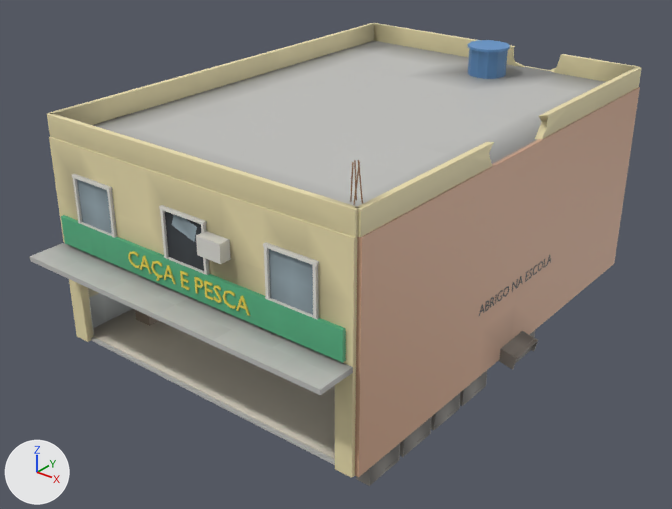
One commit to the glTF model jogo/assets/ruinas/sobrado_10.glb: the scene before it, then after it.
Camera for both pictures: a 50 mm lens placed at (15.26, -20.51, 13.8), pointed at (0.03, -1.48, 2.01). Lighting does not change. The marker at lower left points along +X, +Y and +Z. The picture after the commit comes second. Objects named as collision shapes, trigger or cutter boxes, shadow casters or lower levels of detail are left out. Where no turn or scale is listed for an object, it has been applied to the vertices. Vertices at exactly the same position are counted once.

Names of what the first picture shows: 'dentro', 'detalhe', 'ext', 'longe' and 1 more.
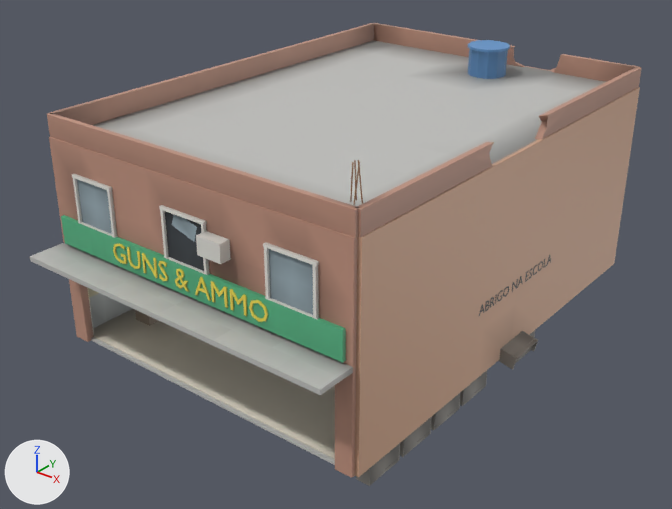
Edits to the bpy script that builds the scene:
```text
Add mat_tijolo:
    mat_tijolo = bpy.data.materials.new('tijolo')
    # nodes: BsdfPrincipled, Mix, OutputMaterial, VertexColor
    # colours: beige #c49581, mixed with the vertex colours
Change me_p_003:
    where me_p_003.from_pydata(...)  # 421 vertices, 800 faces; spans x -10.11..0.11, y -7.11..7.11, z -3.0..3.0
    used by ob_ext; location = (5.0, 0.0, 3.0)
    me_p_003 part 1: all 448 faces that had it switch from mat_reboco_amarelo to mat_tijolo
Change me_letra:
    used by ob_longe; location = (0.0, -7.22, 3.45)
    remove me_letra.from_pydata(...)  # 901 vertices, 1734 faces; spans x -5.1..5.1, y -1.0..14.3, z -1.1..3.2
    add me_letra.from_pydata(...)  # 915 vertices, 1766 faces; spans x -5.1..5.1, y -1.0..14.3, z -1.1..3.2
    me_letra part 2: a new loose piece of 44 vertices spanning x -2.7..-2.2, y 0.0, z -0.2..0.3, in mat_letra_amarela
    me_letra part 3: a new loose piece of 32 vertices spanning x 2.1..2.7, y 0.0, z -0.2..0.3, in mat_letra_amarela
    me_letra part 4: 28 vertices moved from x -1.5..1.9, y 0.0, z -0.2..0.2 to x -1.5..1.9, y 0.0, z -0.2..0.3; 221 vertices removed from x -2.0..2.1, y 0.0, z -0.3..0.2; 159 vertices added at x -2.1..2.0, y 0.0, z -0.2..0.3
    me_letra part 5: 330 faces spanning x -5.1..5.1, y 0.1..14.3, z 2.6..3.2 switch from mat_reboco_amarelo to mat_tijolo
```

Pixel boxes (x1, y1, x2, y2) of what changed, in the pictures (672 x 509 px; the box of a moved part takes in the faces that stretch with it):
part 1 of me_p_003, recoloured: (49, 66, 549, 478) in both
part 2 of me_letra, added: after (113, 243, 127, 264)
part 3 of me_letra, added: after (249, 300, 269, 322)
part 4 of me_letra, moved or reshaped: before (128, 251, 250, 316); after (127, 247, 247, 316)
part 5 of me_letra, recoloured (darker): (47, 23, 642, 237) in both
